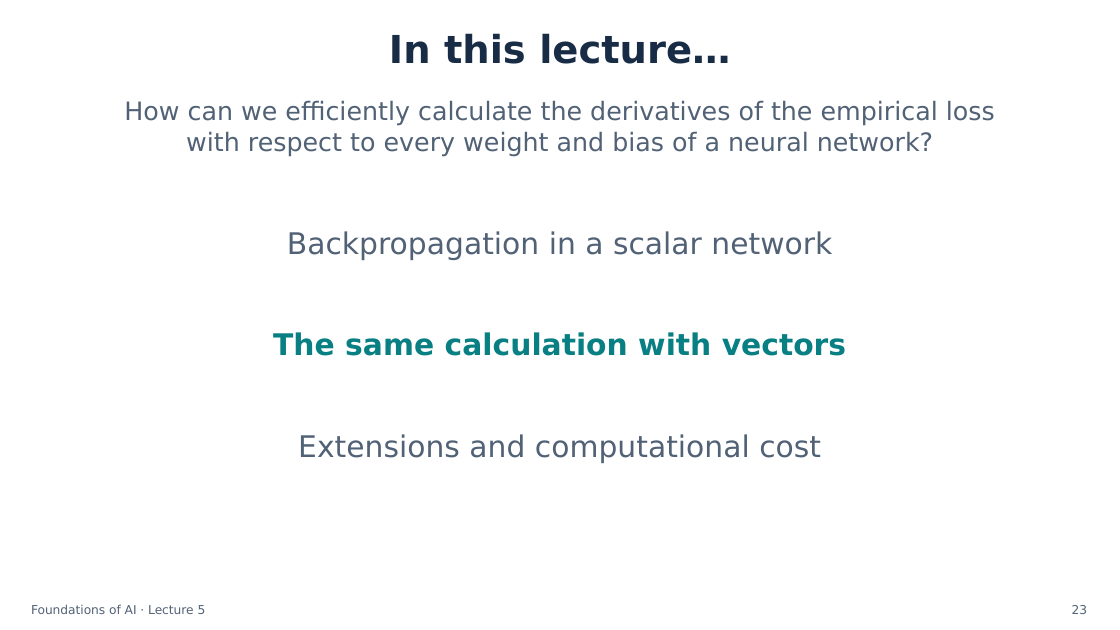
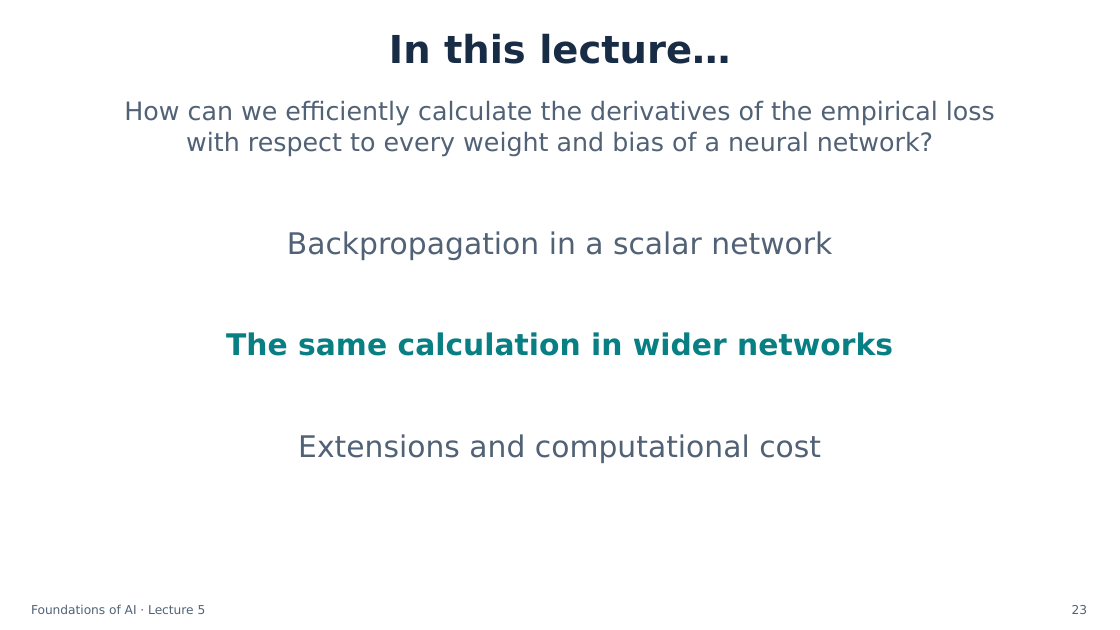
Before and after one commit to semtm0051/2026_27, a slide deck: slide 23 of Week_05/Slides/Week_05 - Slides.pptx. Drawn at 1120x630 pixels with LibreOffice and Linux fonts; fonts in the diff are those of the drawing. Boxes give left, top, right and bottom in pixels: in the first picture for what was removed or moved away, otherwise in the second. Text is boxed around its words. In the diff, an @@ line names an element or a change of style, - is before the commit and + after.

Commit message:
Update Week 5 backpropagation slides and matching PDF
Publish the current 40-slide version with consistent formula builds, a single wider-layer forward-pass screen, wider-network agenda wording, and no take-home slide.

```diff
--- a/Week_05/Slides/Week_05 - Slides.pptx
+++ b/Week_05/Slides/Week_05 - Slides.pptx
@@ text at (226,332,893,356): text changed @@
-The same calculation with vectors
+The same calculation in wider networks
```
Also in this commit, not shown: 12 other slides changed, 1 slide removed, 1 other file.
